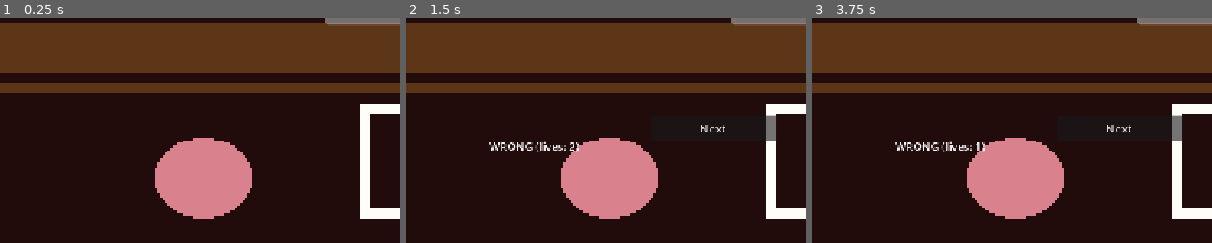
Above: before the commit, frames 1-3 (left to right).
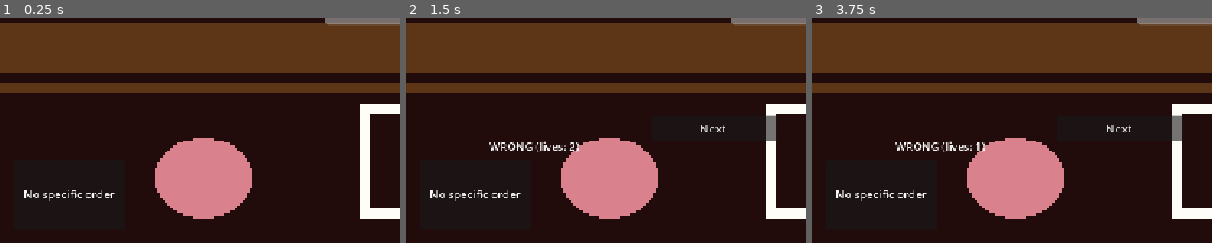
Above: after the commit, the same moments.

Repository: Alina-Ansarii/lettuce-leaf-you-be
Game: Godot game, scene res://scenes/Main.tscn
The game is run twice, just before and just after one commit, with the same random seed, the same clock (stepped at 60 frames per second) and the same inputs.
Inputs:
- Up to frame 1 (0.25 s): no input
- Up to frame 2 (1.5 s): click "Serve" at 0.5 s; click "Shoo" at 1.25 s
- Up to frame 3 (3.75 s): click "Next" at 2 s; click "Serve" at 2.75 s; click "Shoo" at 3.5 s
The pictures show only the part of the screen within x 0-50%, y 50-100%; the shares and areas given below are measured in that part.

The runs differ from the first frame. In frame 1, 0.3% of the frame differs, in the area x 6-29%, y 76-82%; in frame 2, 0.3%; in frame 3, 0.3%.

Commit message:
Add placeholder order ticket UI showing customer's wanted order
Adds an OrderTicket Panel + OrderText Label in the bottom-left of the
counter area (plain styling, no art yet). Main.gd sets the text from
customer.wanted_ingredients whenever a new customer is shown: "No
specific order" when empty, otherwise "Order:\n<Comma, Separated,
List>" with each ingredient capitalized. Display-only — judge(),
drag-and-drop, and the patience timer are untouched.

Diff:
--- a/scenes/Main.gd
+++ b/scenes/Main.gd
@@ -10,6 +10,7 @@
 @onready var plate: Plate = $Plate
 @onready var patience_bar: ProgressBar = $PatienceBar
 @onready var patience_timer: Timer = $PatienceTimer
+@onready var order_text: Label = $OrderTicket/OrderText
 
 var day_one: Array[Customer] = [
 	preload("res://data/customers/Trisha.tres"),
@@ -61,6 +62,7 @@
 	awaiting_advance = false
 	result_label.text = ""
 	name_label.text = cust.display_name
+	order_text.text = _order_ticket_text(cust)
 	_set_portrait(cust.portrait_neutral)
 	_set_buttons_enabled(true)
 	next_button.visible = false              # hide Next until they've judged
@@ -73,6 +75,16 @@
 		return str(dialogue[0]) if dialogue.size() > 0 else ""
 
 	return str(dialogue)
+
+#---------------------ORDER TICKET------------------------
+func _order_ticket_text(cust: Customer) -> String:
+	if cust.wanted_ingredients.is_empty():
+		return "No specific order"
+
+	var capitalized: Array[String] = []
+	for ingredient_id in cust.wanted_ingredients:
+		capitalized.append(str(ingredient_id).capitalize())
+	return "Order:\n%s" % ", ".join(capitalized)
 
 #---------------------TYPEWRITER------------------------
 #begin revealing a line one character at a time.
--- a/scenes/Main.tscn
+++ b/scenes/Main.tscn
@@ -75,6 +75,25 @@
 offset_right = 160.0
 offset_bottom = 520.0
 
+[node name="OrderTicket" type="Panel" parent="."]
+layout_mode = 0
+offset_left = 20.0
+offset_top = 528.0
+offset_right = 180.0
+offset_bottom = 628.0
+
+[node name="OrderText" type="Label" parent="OrderTicket"]
+layout_mode = 1
+anchors_preset = 15
+anchor_right = 1.0
+anchor_bottom = 1.0
+grow_horizontal = 2
+grow_vertical = 2
+text = "No specific order"
+horizontal_alignment = 1
+vertical_alignment = 1
+autowrap_mode = 2
+
 [node name="NextButton" type="Button" parent="." unique_id=344326581]
 layout_mode = 0
 offset_left = 353.0
